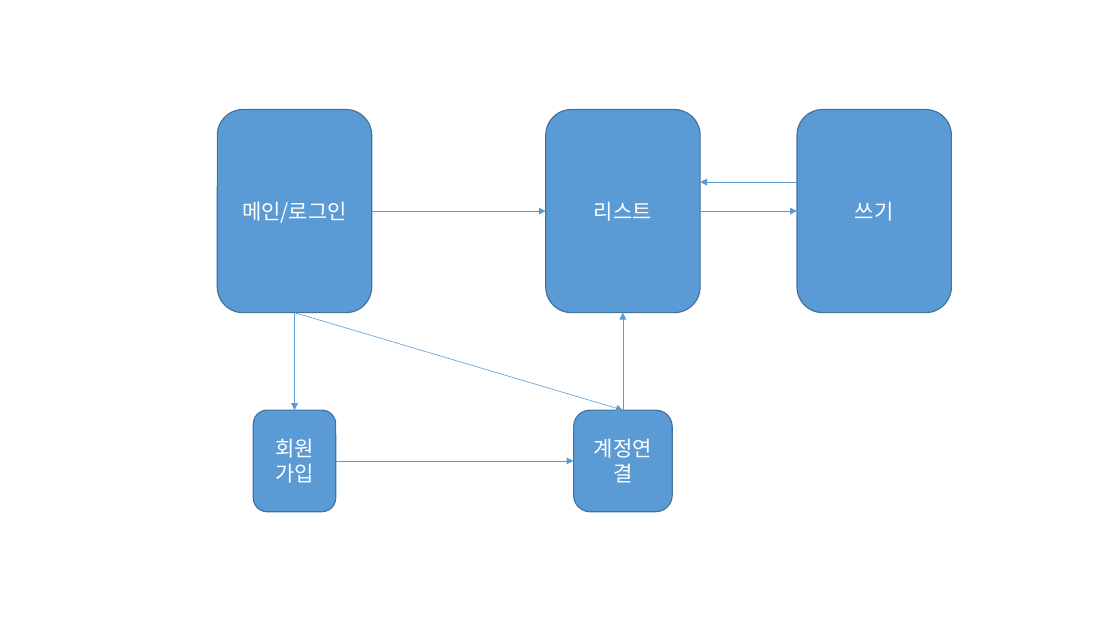
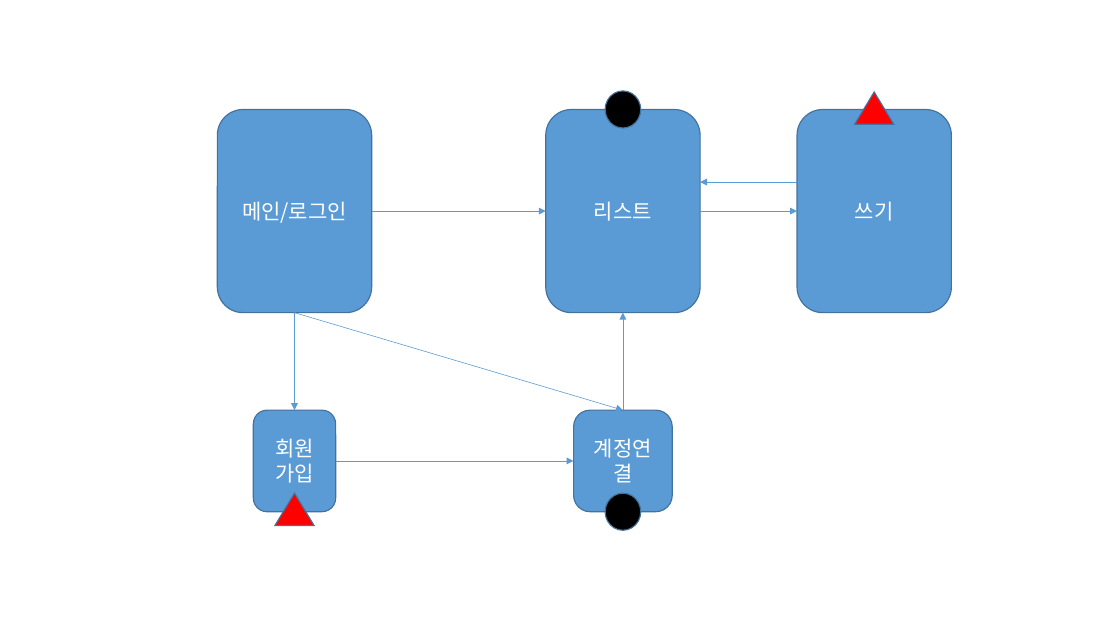
Before and after one commit to coding137/RedOwl, a slide deck: slide 1 of OwlDiary_기획서_초안.pptx. Drawn at 1120x630 pixels with LibreOffice and Linux fonts; fonts in the diff are those of the drawing. Boxes give left, top, right and bottom in pixels: in the first picture for what was removed or moved away, otherwise in the second. Text is boxed around its words. In the diff, an @@ line names an element or a change of style, - is before the commit and + after.

```diff
--- a/OwlDiary_기획서_초안.pptx
+++ b/OwlDiary_기획서_초안.pptx
@@ ellipse added at bbox=[605, 91, 640, 128], fill #000000, outline #43739E 1 pt @@
@@ triangle added at bbox=[854, 92, 894, 124], fill #FF0000, outline #43739E 1 pt @@
@@ triangle added at bbox=[275, 493, 314, 525], fill #FF0000, outline #43739E 1 pt @@
@@ ellipse added at bbox=[605, 493, 640, 530], fill #000000, outline #43739E 1 pt @@
```
